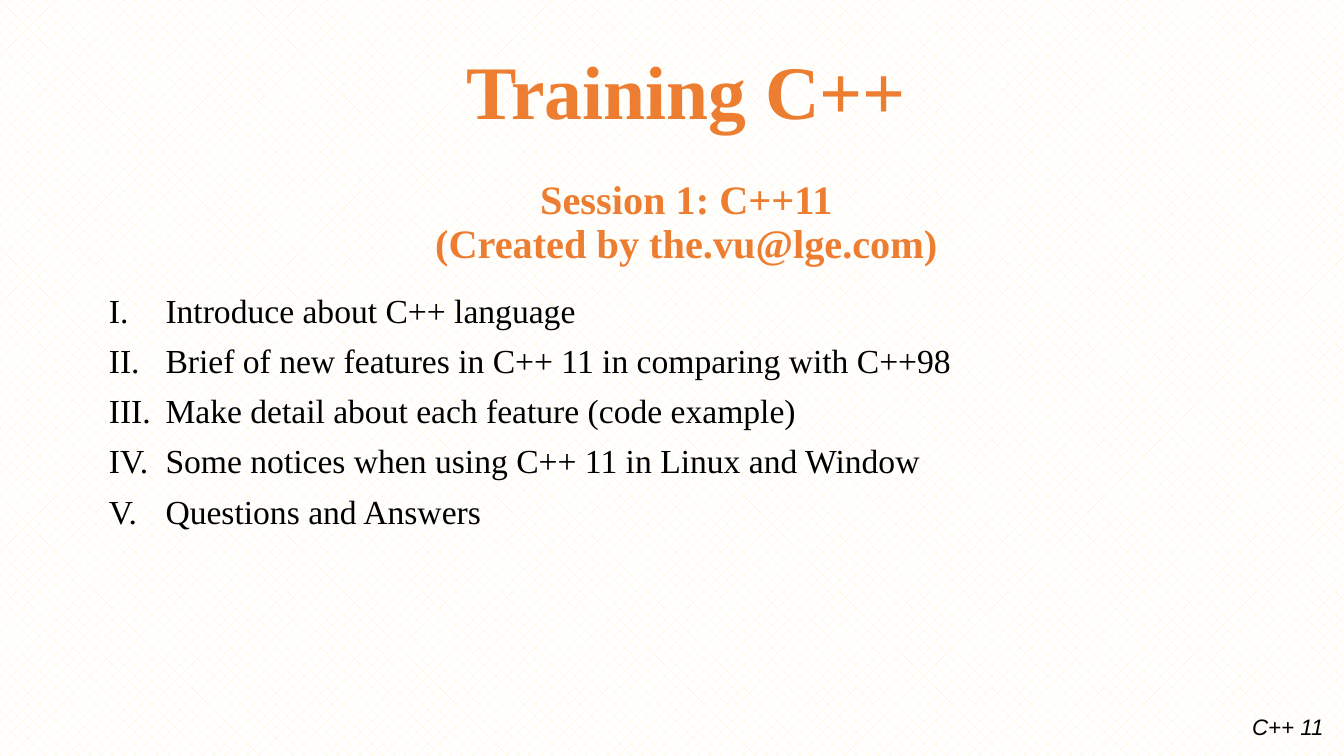
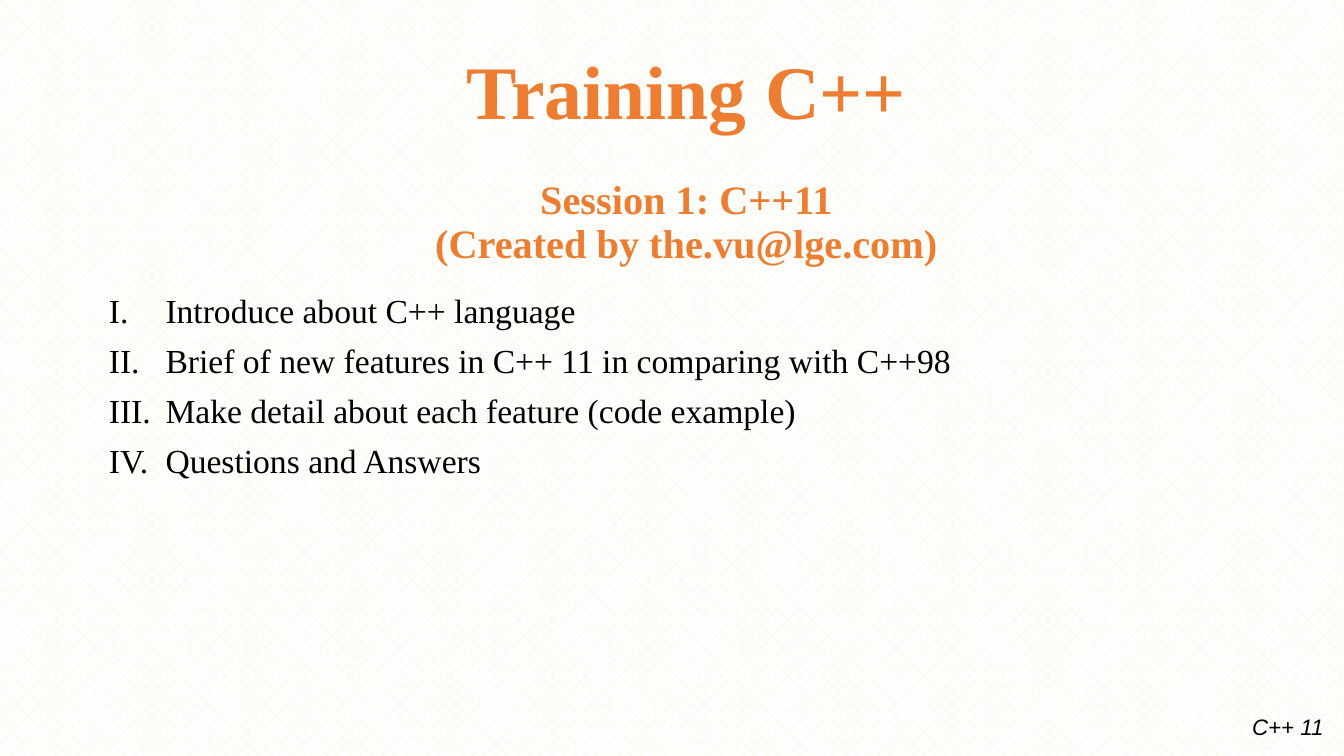
Before and after one commit to minhthedt/hello-world, a slide deck: slide 1 of Training/LG_Training_C++11.pptx. Drawn at 1344x756 pixels with LibreOffice and Linux fonts; fonts in the diff are those of the drawing; background and template pictures are left out. Boxes give left, top, right and bottom in pixels: in the first picture for what was removed or moved away, otherwise in the second. Text is boxed around its words. In the diff, an @@ line names an element or a change of style, - is before the commit and + after.

```diff
--- a/Training/LG_Training_C++11.pptx
+++ b/Training/LG_Training_C++11.pptx
@@ subtitle at (x1=166, y1=449, x2=919, y2=480): paragraph removed @@
-IV. Some notices when using C++ 11 in Linux and Window
```
Also in this commit, not shown: 18 other slides changed, 9 slides added, 2 slides removed, 46 other files.
